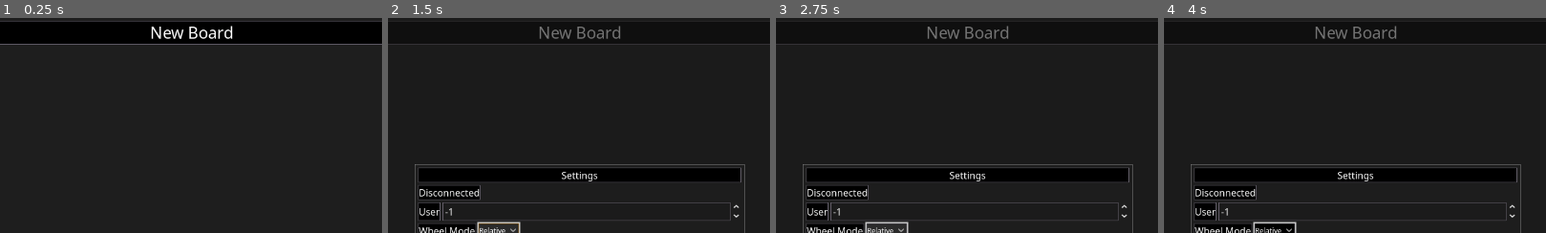
Above: before the commit, frames 1-4 (left to right).
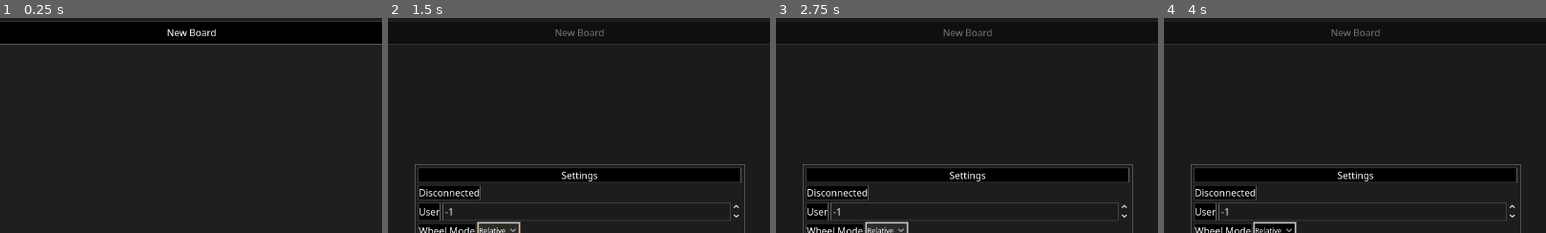
Above: after the commit, the same moments.

Repository: CoffeeCoder1/etc-eos-remote
Game: Godot game, scene res://scenes/main/main.tscn
The game is run twice, just before and just after one commit, with the same random seed, the same clock (stepped at 60 frames per second) and the same inputs.
Inputs (mouse positions are % of the whole screen's width and height, from its top left):
- Up to frame 1 (0.25 s): no input
- Up to frame 2 (1.5 s): tap Enter at 0.5 s; drag from (96, 3) to (60, 28) at 0.52 s; click "Relative" at 1.25 s
- Up to frame 3 (2.75 s): click "Relative" at 2 s
- Up to frame 4 (4 s): click "Relative" at 2.75 s; tap Space at 3.5 s; drag from (50, 9) to (45, 70) at 3.52 s
The pictures show only the part of the screen within x 25-75%, y 5-55%; the shares and areas given below are measured in that part.

The runs differ from the first frame. In frame 1, 0.7% of the frame differs, in the area x 39-61%, y 3-10%; in frame 2, 0.5%; in frame 3, 0.5%; in frame 4, 0.5%.

Commit message:
Add some constants to adjust text scaling behavior

Diff:
--- a/scenes/elements/board_button/board_button.tscn
+++ b/scenes/elements/board_button/board_button.tscn
@@ -26,6 +26,9 @@
 layout_mode = 2
 script = ExtResource("2_dd0wq")
 hold_enabled = true
+normal_font_size = 16
+max_font_size_scalar = 0.1
+regular_size = Vector2(1270, 65)
 metadata/_custom_type_script = "uid://ddlrj8b0ww7ka"
 
 [connection signal="held" from="MarginContainer/Key" to="." method="_on_key_held"]
--- a/scenes/elements/board_list/board_list.tscn
+++ b/scenes/elements/board_list/board_list.tscn
@@ -4,7 +4,11 @@
 [ext_resource type="Script" uid="uid://ddlrj8b0ww7ka" path="res://scenes/elements/key/key.gd" id="2_0s2f0"]
 
 [node name="BoardList" type="PanelContainer"]
-offset_right = 82.0
+anchors_preset = 15
+anchor_right = 1.0
+anchor_bottom = 1.0
+grow_horizontal = 2
+grow_vertical = 2
 size_flags_vertical = 3
 script = ExtResource("1_iai02")
 metadata/_custom_type_script = "uid://c3sqxgw7bhvjs"
@@ -20,10 +24,13 @@
 theme_override_constants/margin_bottom = 5
 
 [node name="NewBoardButton" type="Control" parent="VBoxContainer/MarginContainer"]
-custom_minimum_size = Vector2(0, 40)
+custom_minimum_size = Vector2(100, 40)
 layout_mode = 2
 script = ExtResource("2_0s2f0")
 text = "New Board"
+normal_font_size = 16
+max_font_size_scalar = 0.1
+regular_size = Vector2(1270, 40)
 metadata/_custom_type_script = "uid://ddlrj8b0ww7ka"
 
 [node name="ScrollContainer" type="ScrollContainer" parent="VBoxContainer"]
--- a/scenes/elements/key/key.gd
+++ b/scenes/elements/key/key.gd
@@ -19,6 +19,14 @@
 @export var key_shortcut: Shortcut
 ## Determines when the key is considered pressed.
 @export var action_mode: Button.ActionMode = Button.ActionMode.ACTION_MODE_BUTTON_RELEASE
+## The unscaled font size of the key.
+@export var normal_font_size: int = 12
+## Scalar multiplied into the maximum font size calculations. Smaller values will cause a smaller font
+## size.
+@export var max_font_size_scalar: float = 1.0
+## The regular size of the button. Used to calculate how much the button has been scaled to calculate
+## a good maximum font size.
+@export var regular_size: Vector2 = Vector2.ZERO
 
 ## Emitted when the key is pressed.
 signal button_down
@@ -156,7 +164,16 @@
 			_panel_container.add_theme_stylebox_override("panel", get_theme_stylebox("pressed", "Button"))
 
 	# Calculate a good max font size. This makes sure that the font size scales nicely with the Key.
-	_label.max_font_size = (size - get_combined_minimum_size()).length() * 0.25 + 12
+	var unscaled_size: Vector2
+	if regular_size == Vector2.ZERO:
+		unscaled_size = get_combined_minimum_size()
+	else:
+		unscaled_size = regular_size
+
+	var scale_amount: float = 0.0
+	if size > unscaled_size:
+		scale_amount = (size - unscaled_size).length()
+	_label.max_font_size = scale_amount * max_font_size_scalar * 0.25 + normal_font_size
 
 
 func _on_mouse_entered() -> void:
--- a/scenes/main/board_selector.tscn
+++ b/scenes/main/board_selector.tscn
@@ -57,11 +57,9 @@
 
 [node name="BoardList" parent="." instance=ExtResource("1_1h431")]
 layout_mode = 2
+anchors_preset = 0
 anchor_top = 0.016
-anchor_right = 1.0
-anchor_bottom = 1.0
 offset_top = 16.48
-offset_right = 0.0
 metadata/_edit_use_anchors_ = true
 
 [connection signal="pressed" from="HeaderContainer/SettingsButton" to="." method="_on_settings_button_pressed"]
--- a/scenes/panels/keypad/keypad.tscn
+++ b/scenes/panels/keypad/keypad.tscn
@@ -1516,6 +1516,7 @@
 [node name="ButtonEnter" type="Control" parent="Control/Control/KeyPanels/VBoxContainer3/Panel3/Control"]
 custom_minimum_size = Vector2(50, 50)
 layout_mode = 1
+anchors_preset = 15
 anchor_right = 1.0
 anchor_bottom = 1.0
 offset_right = 54.0
